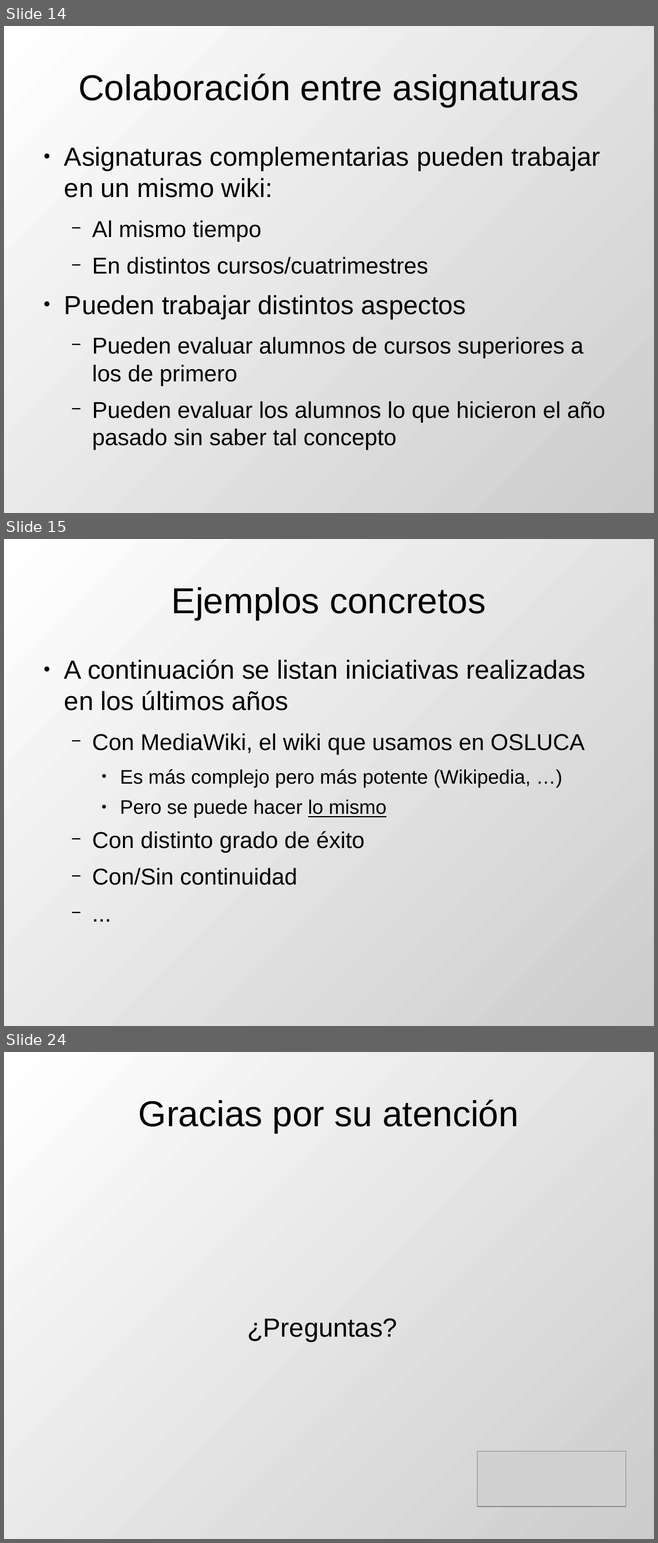
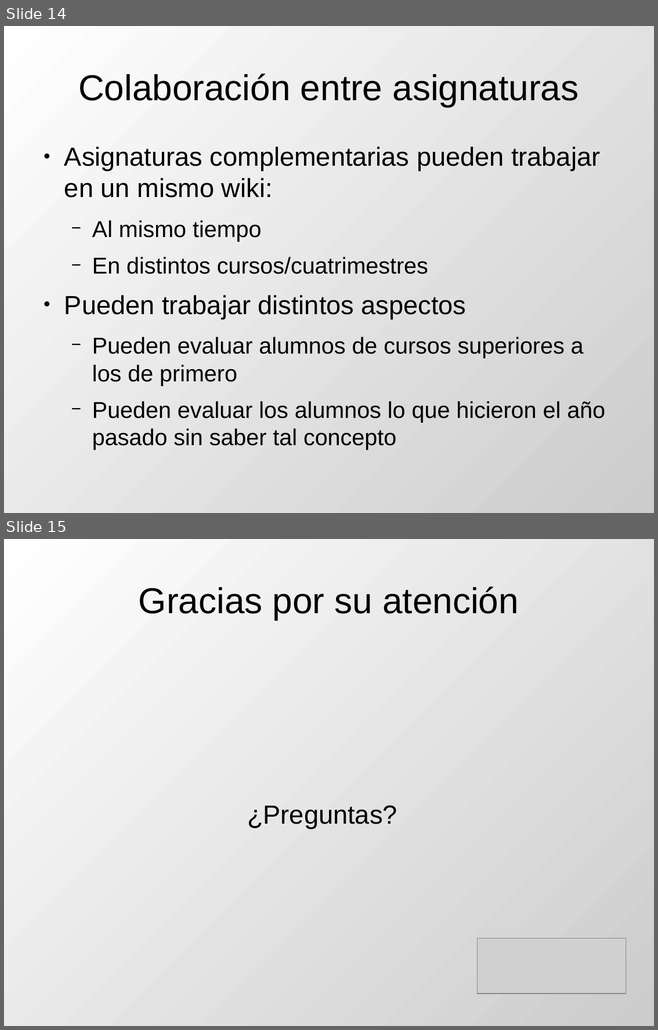
Before and after one commit to DrPantera/wikis4education, a slide deck: uca-2017/tema-2-WikisEnEducacion.odp. Shown one above the other, each under a label of ours: slides 14, 15 and 24 before the commit, slides 14 and 15 after it; the slides between them are not shown. The pictures are 658x1543 and 658x1030 pixels, drawn with LibreOffice and Linux fonts; fonts in the diff are those of the drawing; grey boxes stand for pictures. Boxes give left, top, right and bottom in pixels: in the first picture for what was removed or moved away, otherwise in the second. Text is boxed around its words. In the diff, an @@ line names an element or a change of style, - is before the commit and + after.

```diff
--- a/uca-2017/tema-2-WikisEnEducacion.odp
+++ b/uca-2017/tema-2-WikisEnEducacion.odp
@@ slide 15 removed at bbox=[4, 539, 654, 1026], background gradient #FFFFFF to #CCCCCC @@
@@ title removed at bbox=[172, 587, 485, 620] @@
-Ejemplos concretos
@@ text removed at bbox=[64, 659, 585, 885] @@
-● A continuación se listan iniciativas realizadas en los últimos años
-  − Con MediaWiki, el wiki que usamos en OSLUCA
-    ● Es más complejo pero más potente (Wikipedia, …)
-    ● Pero se puede hacer lo mismo
-  − Con distinto grado de éxito
-  − Con/Sin continuidad
-  − ...
@@ what was slide 24 is now slide 15 @@
```
Also in this commit, not shown: 1 slide changed, 8 other slides removed, 7 other files.
